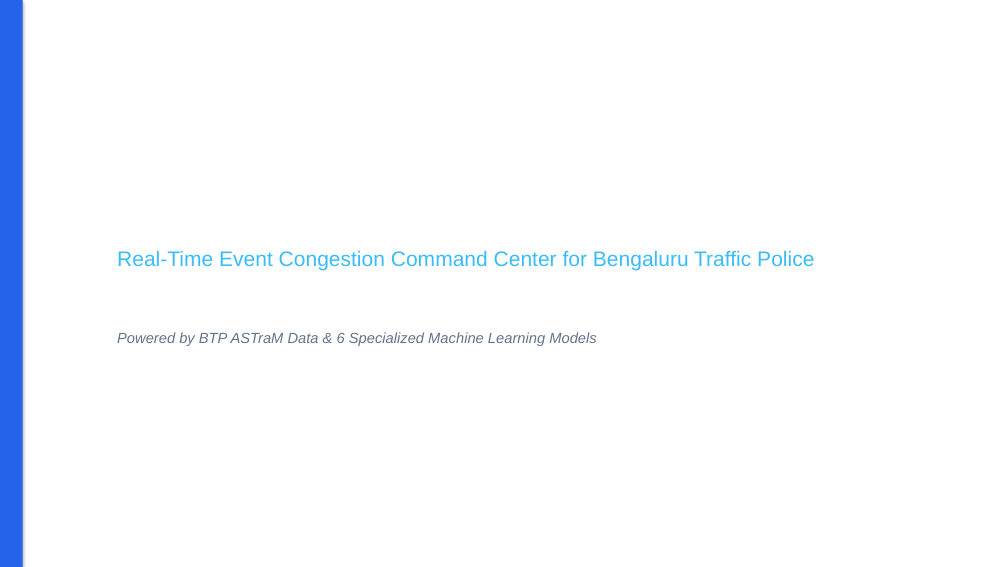
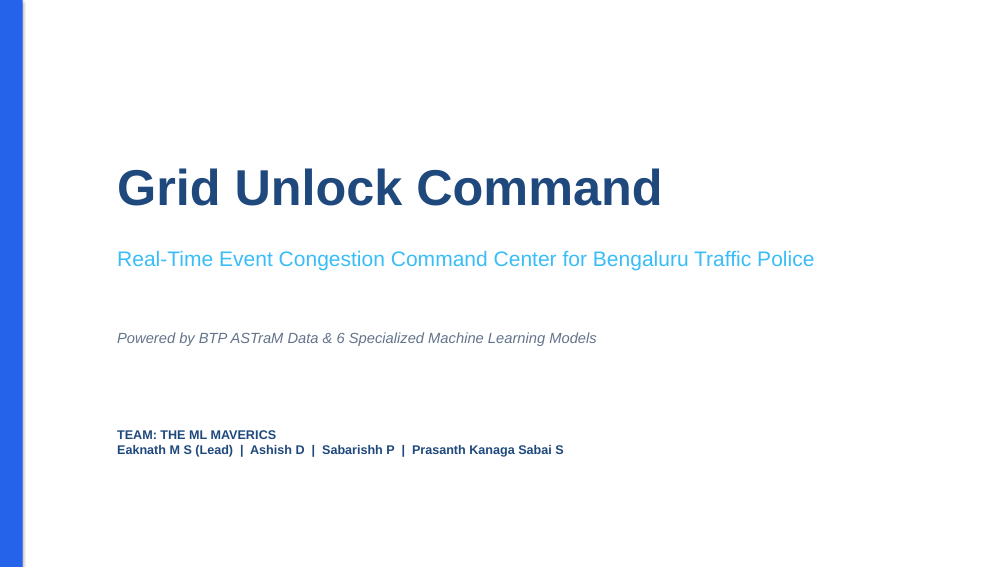
Before and after one commit to Adityamathi/Gridlock-Hackathon-2.0, a slide deck: slide 1 of Gridlock_ML_Mavericks_Presentation.pptx. Drawn at 1008x567 pixels with LibreOffice and Linux fonts; fonts in the diff are those of the drawing. Boxes give left, top, right and bottom in pixels: in the first picture for what was removed or moved away, otherwise in the second. Text is boxed around its words. In the diff, an @@ line names an element or a change of style, - is before the commit and + after.

Commit message:
PPT update

```diff
--- a/Gridlock_ML_Mavericks_Presentation.pptx
+++ b/Gridlock_ML_Mavericks_Presentation.pptx
@@ text added at [117,168,662,206], 48 pt, text #1F497D, bold @@
+Grid Unlock Command
@@ text added at [117,430,563,457], 12 pt, text #1F497D, bold @@
+TEAM: THE ML MAVERICS
+Eaknath M S (Lead) | Ashish D | Sabarishh P | Prasanth Kanaga Sabai S
```
